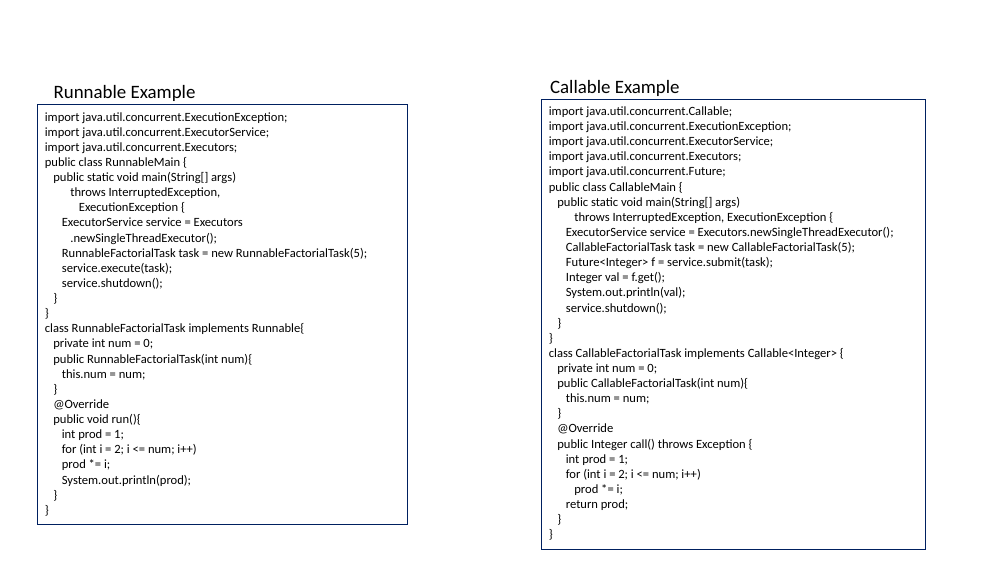
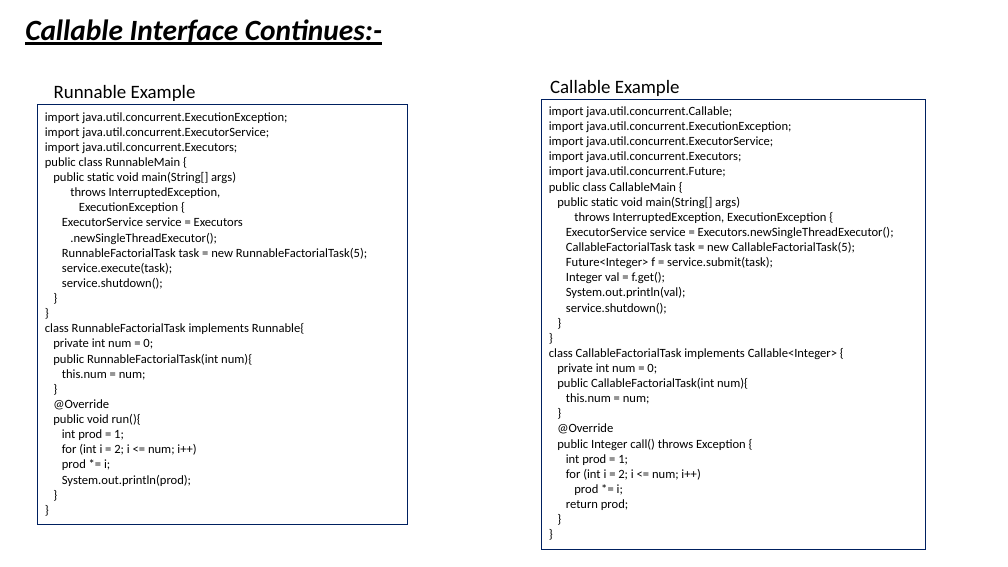
Before and after one commit to prak5192/Learning2019, a slide deck: slide 3 of AnythingElse/CoreJava/CoreJava.pptx. Drawn at 1008x567 pixels with LibreOffice and Linux fonts; fonts in the diff are those of the drawing. Boxes give left, top, right and bottom in pixels: in the first picture for what was removed or moved away, otherwise in the second. Text is boxed around its words. In the diff, an @@ line names an element or a change of style, - is before the commit and + after.

```diff
--- a/AnythingElse/CoreJava/CoreJava.pptx
+++ b/AnythingElse/CoreJava/CoreJava.pptx
@@ text added at (x1=25, y1=19, x2=382, y2=45), 28 pt, text #000000, bold, italic, underline @@
+Callable Interface Continues:-
```
Also in this commit, not shown: 1 slide added.
